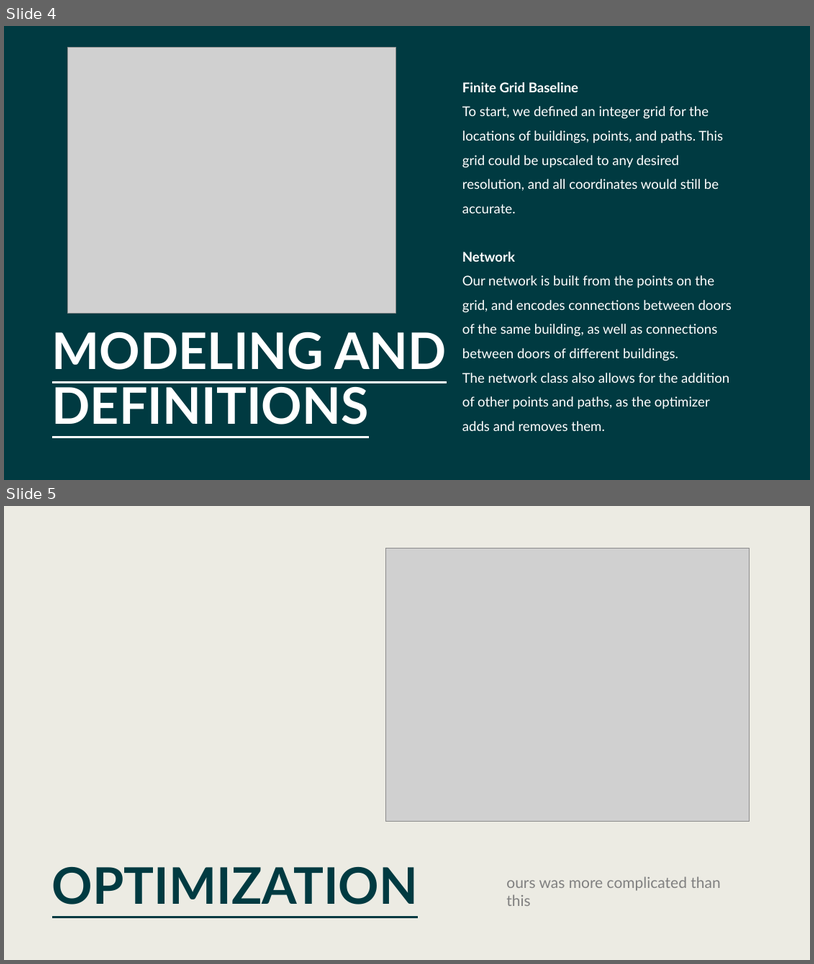
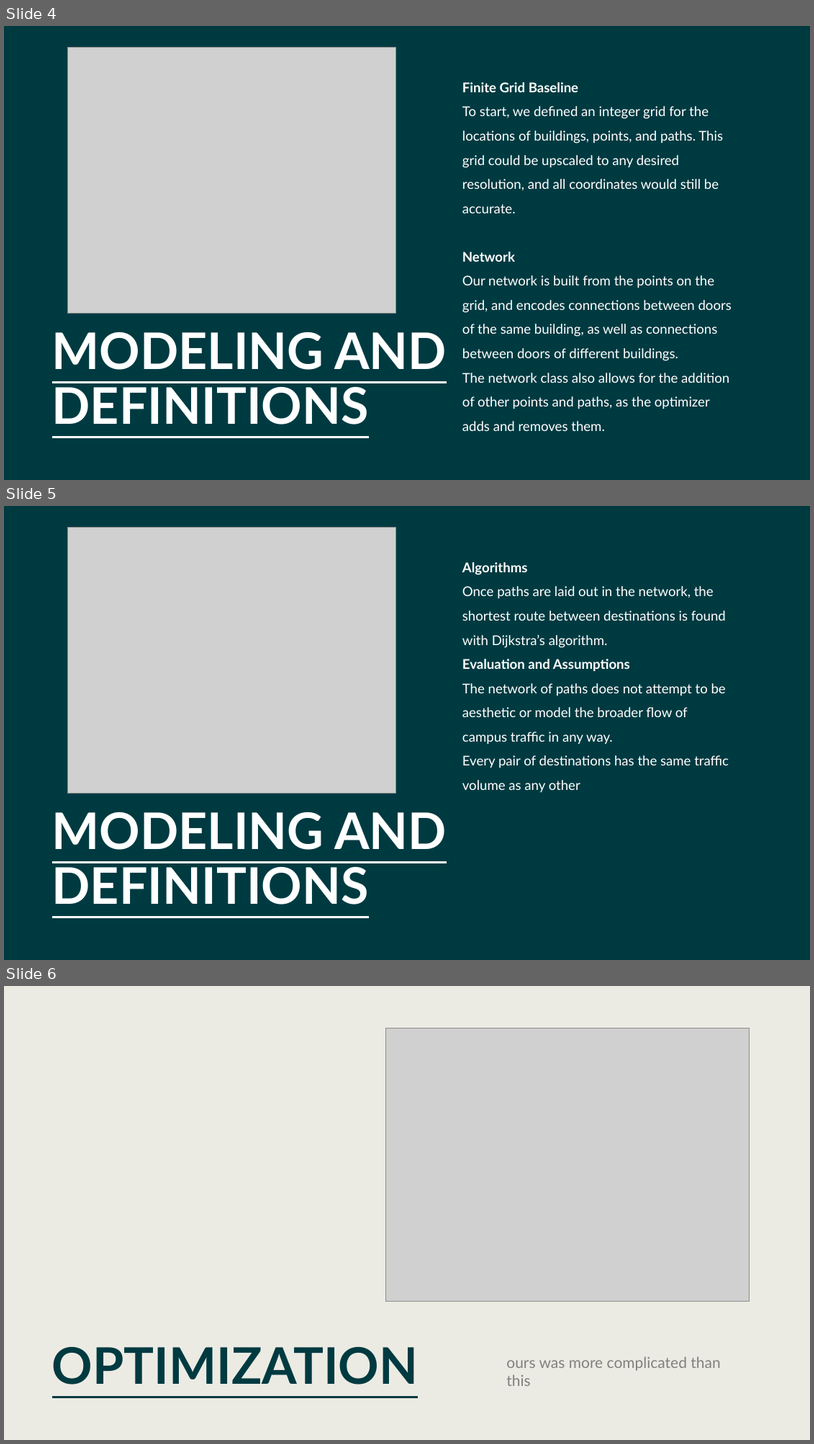
Before and after one commit to AleRicWil/OptProj2026, a slide deck: presentation.pptx. Shown one above the other, each under a label of ours: slides 4 and 5 before the commit, slides 4, 5 and 6 after it. The pictures are 814x964 and 814x1444 pixels, drawn with LibreOffice and Linux fonts; fonts in the diff are those of the drawing; grey boxes stand for pictures. Boxes give left, top, right and bottom in pixels: in the first picture for what was removed or moved away, otherwise in the second. Text is boxed around its words. In the diff, an @@ line names an element or a change of style, - is before the commit and + after.

```diff
--- a/presentation.pptx
+++ b/presentation.pptx
@@ slide 5 added at (4,506,810,960), background #003A41 @@
@@ picture added at (67,527,396,793) @@
@@ text added at (463,562,729,793), 16 pt, text #FFFFFF @@
+Algorithms
+Once paths are laid out in the network, the shortest route between destinations is found with Dijkstra’s algorithm.
+Evaluation and Assumptions
+The network of paths does not attempt to be aesthetic or model the broader flow of campus traffic in any way.
+Every pair of destinations has the same traffic volume as any other
@@ title added at (52,812,447,904), 60 pt, text #FFFFFF, bold, underline @@
+MODELING AND DEFINITIONS
@@ what was slide 5 is now slide 6 @@
```
Also in this commit, not shown: 2 slides changed.
